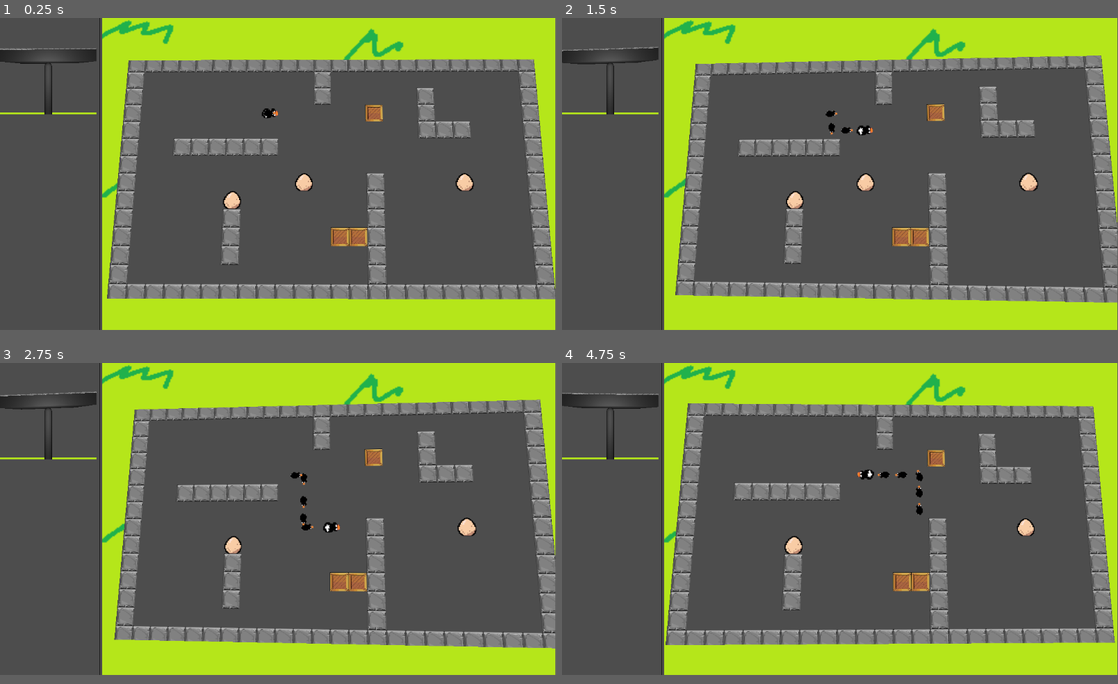
Above: before the commit, frames 1-4 (two rows, left to right).
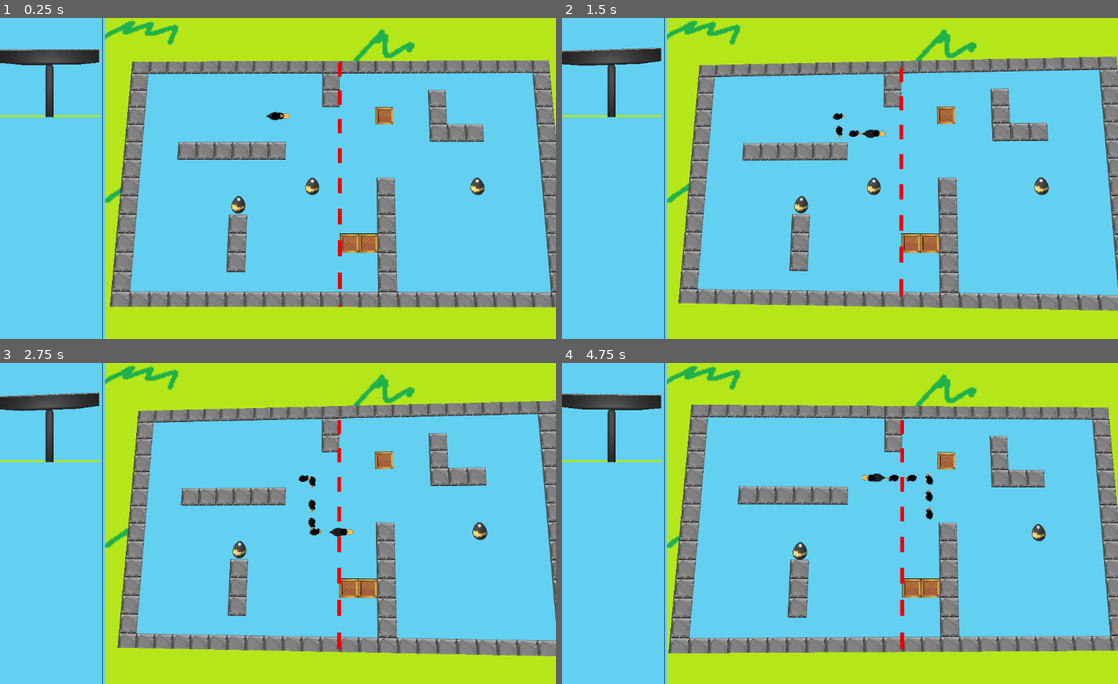
Above: after the commit, the same moments.

Repository: LuBolin/Wobbly-Waddlers
Game: Godot game, scene res://3D/3DWorld.tscn
Two runs of this game, one before a commit and one after it. Both use one fixed random seed, a clock stepped at 60 frames per second and the inputs below. This scene is started directly instead of the project's main scene.
Inputs:
- Up to frame 1 (0.25 s): no input
- Up to frame 2 (1.5 s): tap Enter (down) at 0.5 s; hold D (right) 0.53-1.28 s; tap 0 at 0.6 s; hold Enter (down) from 1.28 s (still down); tap 1 at 1.35 s
- Up to frame 3 (2.75 s): release Enter (down) at 2.03 s; hold D (right) from 2.03 s (still down); tap 2 at 2.1 s
- Up to frame 4 (4.75 s): release D (right) at 2.78 s; hold W (up) 2.78-3.53 s; tap 3 at 2.85 s; hold A (left) from 3.53 s (still down); tap 4 at 3.6 s; tap 5 at 4.35 s
In our replay, the window is 799x449 before the commit and 800x462 after it. These sizes can differ from the game's own. Grey fills any space a smaller window leaves; there, only what the larger window draws over its background counts as a difference.

The runs differ from the first frame. In frame 1, 75% of the frame differs, in the area x 0-100%, y 0-100%; in frame 2, 74%; in frame 3, 74%; in frame 4, 75%.

Commit message:
Imported sprites
For duck and egg.

Diff:
--- a/3D/boardbody.gd
+++ b/3D/boardbody.gd
@@ -3,6 +3,7 @@
 func _ready() -> void:
 	set_inertia(Vector3(2, 2, 2))
 	set_angular_damp(1)
+	%"2DLevelManager".set_stand_x(%Stand.position.x)
 
 func _physics_process(delta: float) -> void:
 	tilt_board_based_on_masses(delta)
@@ -11,11 +12,11 @@
 	if event is not InputEventKey:
 		return
 
-	if (is_inside_tree()):
+	if (is_inside_tree() and $"../SubViewport".is_inside_tree()):
 		$"../SubViewport".push_input(event)
 
 func tilt_board_based_on_masses(delta: float) -> void:
-	var torque_at_one = %"2DLevelManager".get_torque(%Stand.position.x)
+	var torque_at_one = %"2DLevelManager".get_torque()
 	var multiplier = 0.05
 	var force_to_apply = torque_at_one * Vector3.DOWN * delta * multiplier
 	var force_location = Vector3(1, 0, 0)
--- a/Levels/DummyLevel.tscn
+++ b/Levels/DummyLevel.tscn
@@ -1,8 +1,14 @@
-[gd_scene load_steps=4 format=4 uid="uid://d0aok26koh50p"]
+[gd_scene load_steps=7 format=4 uid="uid://d0aok26koh50p"]
 
 [ext_resource type="Script" path="res://Levels/LevelManager.gd" id="1_ykndm"]
 [ext_resource type="TileSet" uid="uid://cl4jo0ip1xd53" path="res://Resources/base_tileset.tres" id="2_x0qaq"]
 [ext_resource type="PackedScene" uid="uid://boj2sy3is4apk" path="res://Scenes/HUD.tscn" id="3_n0pcc"]
+[ext_resource type="Texture2D" uid="uid://ojue2qysf3pu" path="res://Resources/red_dash.png" id="4_4rta2"]
+[ext_resource type="Shader" path="res://Scenes/ShifitingTexture.gdshader" id="4_sivo7"]
+
+[sub_resource type="ShaderMaterial" id="ShaderMaterial_tfbm2"]
+shader = ExtResource("4_sivo7")
+shader_parameter/speed = 1.0
 
 [node name="DummyLevel" type="Node2D"]
 script = ExtResource("1_ykndm")
@@ -17,3 +23,12 @@
 wait_time = 0.3
 
 [node name="Hud" parent="." instance=ExtResource("3_n0pcc")]
+
+[node name="StandIndicatorLine" type="Line2D" parent="."]
+top_level = true
+texture_filter = 1
+texture_repeat = 2
+material = SubResource("ShaderMaterial_tfbm2")
+points = PackedVector2Array(0, -324, 0, 324)
+texture = ExtResource("4_4rta2")
+texture_mode = 1
--- a/Levels/LevelManager.gd
+++ b/Levels/LevelManager.gd
@@ -3,6 +3,7 @@
 
 @onready var inputDelayTimer: Timer = $InputDelayTimer # wait time of 1s
 @onready var terrain: TileMapLayer = $Terrain
+@onready var stand_indicator_line: Line2D = $StandIndicatorLine
 
 var walls: Array[Vector2i]
 var quacker: Quacker
@@ -19,6 +20,7 @@
 var input_buffer: Array[InputEventKey]
 var lingering_input: InputEventKey
 
+var stand_x_val: float
 var ended: bool = false
 
 func _ready():
@@ -139,7 +141,6 @@
 	var duckling_tiles = []
 	for duckling in ducklings:
 		duckling_tiles.append(world_to_tile(duckling.position))
-	print(duckling_tiles, " ", target)
 	if target in duckling_tiles:
 		return false
 
@@ -195,21 +196,21 @@
 func finish_level():
 	ended = true
 
-func get_torque(pivot_x: float):
+func get_torque():
 	var torque_at_1 = 0
 	var entities = [quacker] + ducklings + eggs + crates
 	for entity: Node2D in entities:
-		torque_at_1 += (entity.global_position.x - pivot_x)
+		torque_at_1 += (entity.global_position.x - stand_x_val)
 	return torque_at_1
 
-func draw_dash(x: float):
-	var y = get_viewport().get_visible_rect().size.y
-	var topPoint: Vector2 = Vector2(x, -y)
-	var btmPoint: Vector2 = Vector2(x, y)
-	var points: PackedVector2Array = PackedVector2Array([topPoint, btmPoint])
-	var colors: PackedColorArray = PackedColorArray([Color.RED, Color.DARK_BLUE])
-	draw_multiline_colors(points, colors)
-
+func set_stand_x(x: float):
+	stand_indicator_line.clear_points()
+	stand_x_val = x
+	var height = 324 # un-hardcode later
+	var topPoint = Vector2(x, -height)
+	var btmPoint = Vector2(x, height)
+	stand_indicator_line.add_point(topPoint)
+	stand_indicator_line.add_point(btmPoint)
 
 
 ### Utility
--- a/Objects/Egg/Egg.tscn
+++ b/Objects/Egg/Egg.tscn
@@ -1,10 +1,19 @@
-[gd_scene load_steps=3 format=3 uid="uid://db8nht0hqcvwp"]
+[gd_scene load_steps=4 format=3 uid="uid://db8nht0hqcvwp"]
 
 [ext_resource type="Texture2D" uid="uid://dgigmmxif1i5g" path="res://Resources/egg.png" id="1_bxld8"]
 [ext_resource type="Script" path="res://Objects/Egg/egg.gd" id="1_rymst"]
+[ext_resource type="SpriteFrames" uid="uid://df5xh63yuor6p" path="res://Objects/Egg/egg_wobble_spriteframes.tres" id="3_p35tv"]
 
 [node name="Egg" type="Node2D"]
 script = ExtResource("1_rymst")
 
 [node name="Sprite" type="Sprite2D" parent="."]
+visible = false
 texture = ExtResource("1_bxld8")
+
+[node name="AnimatedSprite" type="AnimatedSprite2D" parent="."]
+scale = Vector2(0.25, 0.25)
+sprite_frames = ExtResource("3_p35tv")
+animation = &"wobble"
+autoplay = "wobble"
+frame_progress = 0.724428
--- /dev/null
+++ b/Objects/Egg/egg_wobble_spriteframes.tres
@@ -0,0 +1,58 @@
+[gd_resource type="SpriteFrames" load_steps=8 format=3 uid="uid://df5xh63yuor6p"]
+
+[ext_resource type="Texture2D" uid="uid://b1xqoeqajed13" path="res://Resources/egg_wobble.png" id="1_4iciy"]
+
+[sub_resource type="AtlasTexture" id="AtlasTexture_6kbwt"]
+atlas = ExtResource("1_4iciy")
+region = Rect2(0, 0, 256, 256)
+
+[sub_resource type="AtlasTexture" id="AtlasTexture_y1dcp"]
+atlas = ExtResource("1_4iciy")
+region = Rect2(256, 0, 256, 256)
+
+[sub_resource type="AtlasTexture" id="AtlasTexture_lpvlw"]
+atlas = ExtResource("1_4iciy")
+region = Rect2(512, 0, 256, 256)
+
+[sub_resource type="AtlasTexture" id="AtlasTexture_lk2t3"]
+atlas = ExtResource("1_4iciy")
+region = Rect2(768, 0, 256, 256)
+
+[sub_resource type="AtlasTexture" id="AtlasTexture_eewij"]
+atlas = ExtResource("1_4iciy")
+region = Rect2(1024, 0, 256, 256)
+
+[sub_resource type="AtlasTexture" id="AtlasTexture_qok3i"]
+atlas = ExtResource("1_4iciy")
+region = Rect2(1280, 0, 256, 256)
+
+[resource]
+animations = [{
+"frames": [],
+"loop": true,
+"name": &"default",
+"speed": 5.0
+}, {
+"frames": [{
+"duration": 1.0,
+"texture": SubResource("AtlasTexture_6kbwt")
+}, {
+"duration": 1.0,
+"texture": SubResource("AtlasTexture_y1dcp")
+}, {
+"duration": 1.0,
+"texture": SubResource("AtlasTexture_lpvlw")
+}, {
+"duration": 1.0,
+"texture": SubResource("AtlasTexture_lk2t3")
+}, {
+"duration": 1.0,
+"texture": SubResource("AtlasTexture_eewij")
+}, {
+"duration": 1.0,
+"texture": SubResource("AtlasTexture_qok3i")
+}],
+"loop": true,
+"name": &"wobble",
+"speed": 5.0
+}]
--- a/Objects/Quacker/Quacker.gd
+++ b/Objects/Quacker/Quacker.gd
@@ -9,6 +9,7 @@
 static var quacker_instance: Quacker = null
 
 @onready var sprite: Sprite2D = $Sprite
+@onready var animated_sprite: AnimatedSprite2D = $AnimatedSprite
 
 var alive: bool = true
 
@@ -87,5 +88,6 @@
 	if not self.alive:
 		return
 	self.alive = false
+	animated_sprite.stop()
 	Singleton.lose.emit()
 	sprite.modulate = Color.DARK_RED
--- a/Objects/Quacker/Quacker.tscn
+++ b/Objects/Quacker/Quacker.tscn
@@ -1,10 +1,19 @@
-[gd_scene load_steps=3 format=3 uid="uid://8au4nx66kqvs"]
+[gd_scene load_steps=4 format=3 uid="uid://8au4nx66kqvs"]
 
 [ext_resource type="Script" path="res://Objects/Quacker/Quacker.gd" id="1_2pq7q"]
 [ext_resource type="Texture2D" uid="uid://lkbdg66a55f0" path="res://Resources/quacker.png" id="2_k16xf"]
+[ext_resource type="SpriteFrames" uid="uid://8d4i1e3n6vti" path="res://Objects/Quacker/quacker_swim_spriteframes.tres" id="3_t3j8y"]
 
 [node name="Quacker" type="Node2D"]
 script = ExtResource("1_2pq7q")
 
 [node name="Sprite" type="Sprite2D" parent="."]
+visible = false
 texture = ExtResource("2_k16xf")
+
+[node name="AnimatedSprite" type="AnimatedSprite2D" parent="."]
+scale = Vector2(0.25, 0.25)
+sprite_frames = ExtResource("3_t3j8y")
+animation = &"swim"
+autoplay = "swim"
+frame_progress = 0.0278653
--- /dev/null
+++ b/Objects/Quacker/quacker_swim_spriteframes.tres
@@ -0,0 +1,44 @@
+[gd_resource type="SpriteFrames" load_steps=6 format=3 uid="uid://8d4i1e3n6vti"]
+
+[ext_resource type="Texture2D" uid="uid://ceq5cooatubhb" path="res://Resources/quacker_swim_anim.png" id="1_vyhwy"]
+
+[sub_resource type="AtlasTexture" id="AtlasTexture_lhhrf"]
+atlas = ExtResource("1_vyhwy")
+region = Rect2(0, 0, 256, 256)
+
+[sub_resource type="AtlasTexture" id="AtlasTexture_gcopu"]
+atlas = ExtResource("1_vyhwy")
+region = Rect2(256, 0, 256, 256)
+
+[sub_resource type="AtlasTexture" id="AtlasTexture_4s2g8"]
+atlas = ExtResource("1_vyhwy")
+region = Rect2(512, 0, 256, 256)
+
+[sub_resource type="AtlasTexture" id="AtlasTexture_r8gjb"]
+atlas = ExtResource("1_vyhwy")
+region = Rect2(768, 0, 256, 256)
+
+[resource]
+animations = [{
+"frames": [],
+"loop": true,
+"name": &"default",
+"speed": 5.0
+}, {
+"frames": [{
+"duration": 1.0,
+"texture": SubResource("AtlasTexture_lhhrf")
+}, {
+"duration": 1.0,
+"texture": SubResource("AtlasTexture_gcopu")
+}, {
+"duration": 1.0,
+"texture": SubResource("AtlasTexture_4s2g8")
+}, {
+"duration": 1.0,
+"texture": SubResource("AtlasTexture_r8gjb")
+}],
+"loop": true,
+"name": &"swim",
+"speed": 5.0
+}]
--- a/Scenes/HUD.tscn
+++ b/Scenes/HUD.tscn
@@ -6,6 +6,7 @@
 script = ExtResource("1_3coau")
 
 [node name="TurnOverlay" type="ColorRect" parent="."]
+visible = false
 anchors_preset = 15
 anchor_right = 1.0
 anchor_bottom = 1.0
--- /dev/null
+++ b/Scenes/ShifitingTexture.gdshader
@@ -0,0 +1,17 @@
+shader_type canvas_item;
+
+uniform float speed = 1.0; // Speed of the horizontal movement
+
+void fragment() {
+    // Get the current UV coordinates
+    vec2 uv = UV;
+
+    // Offset the UV coordinates based on time and speed
+    uv.x -= TIME * speed;
+
+    // Wrap the UV coordinates to ensure they remain in the 0–1 range
+    uv.x = fract(uv.x);
+
+    // Sample the default texture using the modified UV coordinates
+    COLOR = texture(TEXTURE, uv);
+}
--- a/project.godot
+++ b/project.godot
@@ -19,6 +19,11 @@
 
 Singleton="*res://Singleton.gd"
 Global="*res://Global.gd"
+
+[display]
+
+window/size/viewport_width=1122
+window/stretch/mode="viewport"
 
 [input]
 
@@ -57,3 +62,4 @@
 
 textures/canvas_textures/default_texture_filter=0
 renderer/rendering_method="mobile"
+environment/defaults/default_clear_color=Color(0.388235, 0.815686, 0.945098, 1)
Binary file added: Resources/ceramic_texture.jpg
Not shown, added: Resources/ceramic_texture.jpg.import
Binary file added: Resources/egg_wobble.png
Not shown, added: Resources/egg_wobble.png.import
Binary file added: Resources/quacker_swim_anim.png
Not shown, added: Resources/quacker_swim_anim.png.import
Binary file added: Resources/red_dash.png
Not shown, added: Resources/red_dash.png.import
Binary file added: Resources/white.png
Not shown, added: Resources/white.png.import
